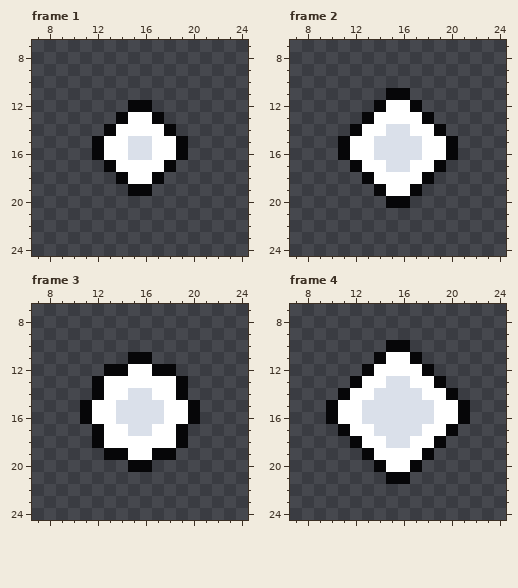
Two states of a pixel-art file, RogueLike/Res/Projectal/Smoke.aseprite. The first picture shows the starting point.
32x32 pixels, 13 frames. Shown: frame 1: x 7..24, y 7..24; frame 2: x 7..24, y 7..24; frame 3: x 7..24, y 7..24; frame 4: x 7..24, y 7..24. The commit also changed other frames, which this record leaves out.
Now the later version:
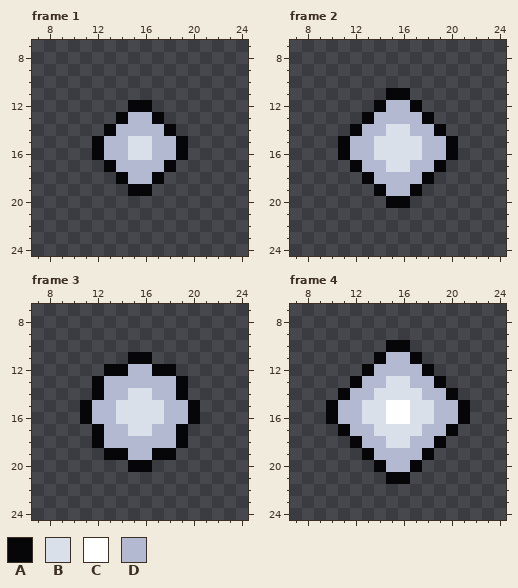
Palette (. is transparent): A #060608  B #dae0ea  C #ffffff  D #b3b9d1
Edits made:
Frame 1:
Colour C gives way to colour D in row 13 at x 15 to 16; in row 14 at x 14 to 17; in rows 15 to 16 at x 13 to 14 and 17 to 18; in row 17 at x 14 to 17; in row 18 at x 15 to 16.
Frame 2:
Colour C gives way to colour D in row 12 at x 15 to 16; in row 13 at x 14 to 17; in row 14 at x 13 to 14 and 17 to 18; in rows 15 to 16 at x 12 to 13 and 18 to 19; in row 17 at x 13 to 14 and 17 to 18; in row 18 at x 14 to 17.
Colour C gives way to colour D in row 19 at x 15 to 16.
Frame 3:
Colour C gives way to colour D in row 12 at x 15 to 16; in row 13 at x 13 to 18; in row 14 at x 13 to 14 and 17 to 18; in rows 15 to 16 at x 12 to 13 and 18 to 19; in row 17 at x 13 to 14 and 17 to 18; in row 18 at x 13 to 18.
Colour C gives way to colour D in row 19 at x 15 to 16.
Frame 4:
Colour B gives way to colour C in rows 15 to 16 at x 15 to 16.
Colour C gives way to colour D in row 11 at x 15 to 16; in row 12 at x 14 to 17; in row 13 at x 13 to 14 and 17 to 18; in row 14 at x 12 to 13 and 18 to 19; in rows 15 to 16 at x 11 to 12 and 19 to 20; in row 17 at x 12 to 13 and 18 to 19.
Colour C gives way to colour D in row 18 at x 13 to 14 and 17 to 18; in row 19 at x 14 to 17; in row 20 at x 15 to 16.
Pixel boxes of the changes (left, top, right, bottom) in both pictures:
changed: (104, 112, 176, 184)
changed: (350, 100, 446, 196)
changed: (92, 364, 188, 460)
changed: (338, 352, 458, 472)
